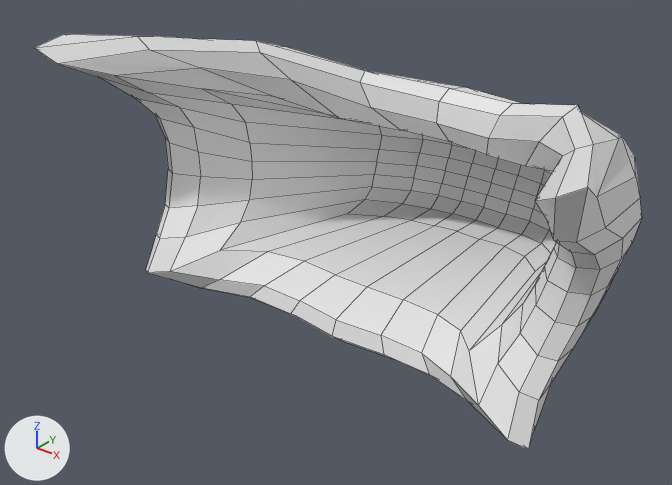
The FBX model Assets/3D_FBX/PlayerCubeVisuals.fbx as it was, and as the next commit left it.
The view is the same before and after, from a 50 mm camera at (2.02, -2.12, 1.81) aimed at (-0.11, 0.54, 0.16). The axes (+X, +Y, +Z) are drawn at lower left. The lights are the same throughout. The first picture is the older version. Shape keys are drawn at the values saved in each file. Mesh edges are drawn as thin lines.

The first picture shows 'PlayerCube'.
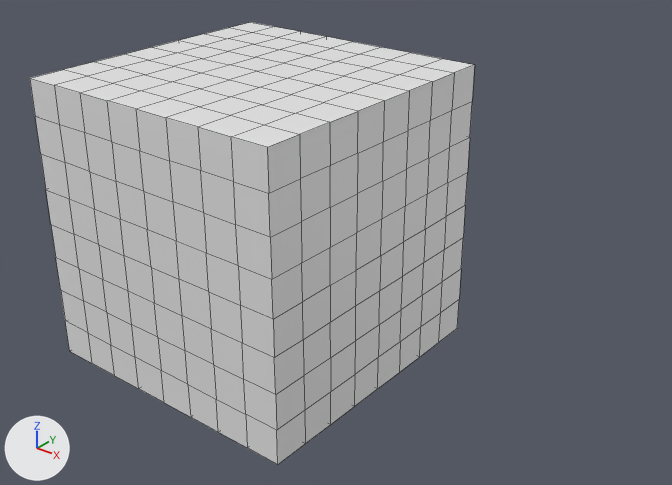
Where the change shows, as pixel boxes (x1, y1, x2, y2) in the pictures (672 x 485 px):
'PlayerCube', reshaped (27% narrower, 6% taller): before (35, 34, 642, 449); after (30, 22, 475, 464)

Patch to the scene script:
```diff
--- a/Assets/3D_FBX/PlayerCubeVisuals.fbx.py
+++ b/Assets/3D_FBX/PlayerCubeVisuals.fbx.py
@@ key_0_launchstretch @@
 key_0_launchstretch = bpy.data.objects['PlayerCube'].data.shape_keys.key_blocks['LaunchStretch']
-key_0_launchstretch.value = 1.0
+key_0_launchstretch.value = 0.0
```
